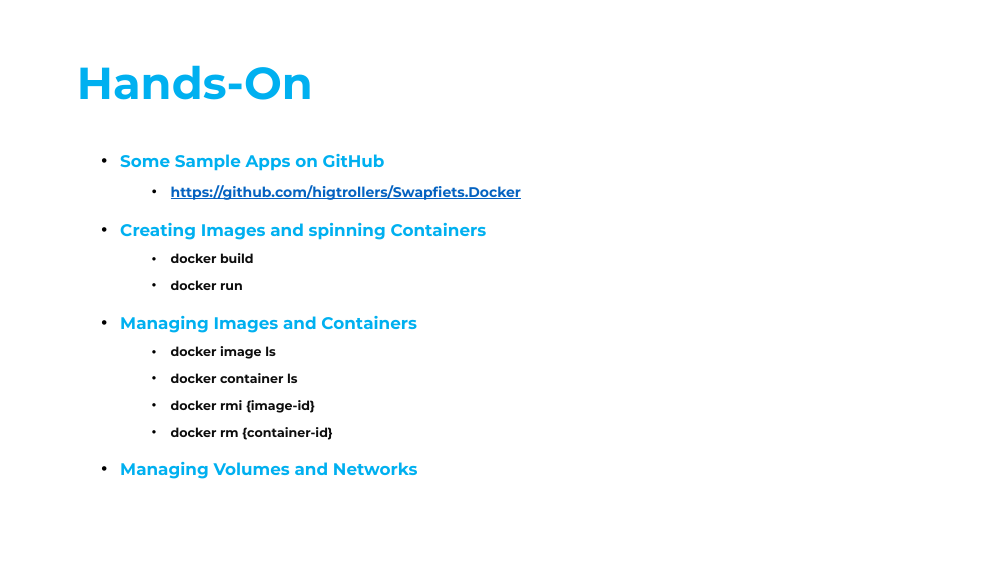
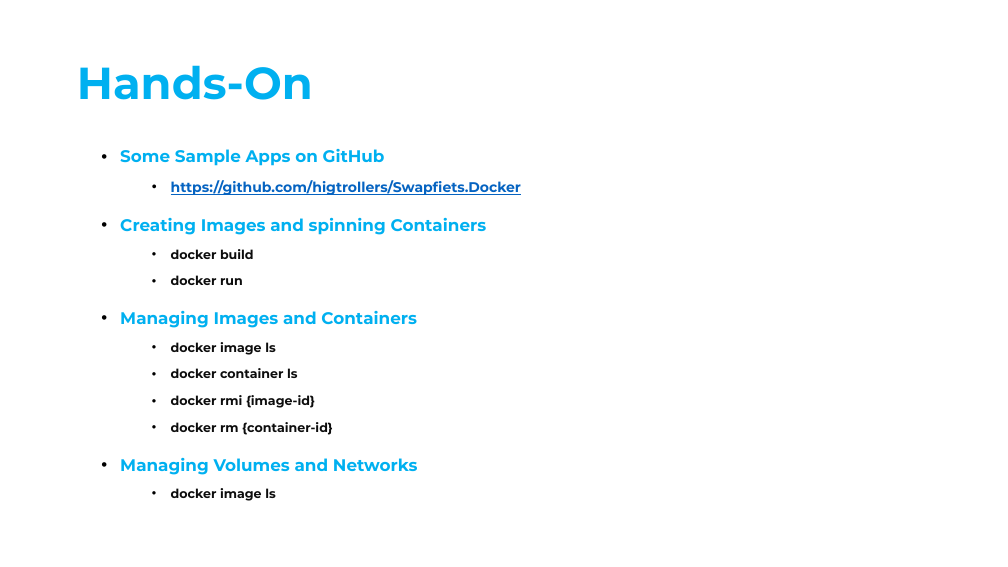
Before and after one commit to alexz76/Swapfiets.Docker, a slide deck: slide 16 of Docker - Swapfiets Training.pptx. Drawn at 1008x567 pixels with LibreOffice and Linux fonts; fonts in the diff are those of the drawing. Boxes give left, top, right and bottom in pixels: in the first picture for what was removed or moved away, otherwise in the second. Text is boxed around its words. In the diff, an @@ line names an element or a change of style, - is before the commit and + after.

```diff
--- a/Docker - Swapfiets Training.pptx
+++ b/Docker - Swapfiets Training.pptx
@@ text at <box>171,488,275,501</box>: paragraph added @@
+  • docker image ls
```
Also in this commit, not shown: 3 other slides changed.
